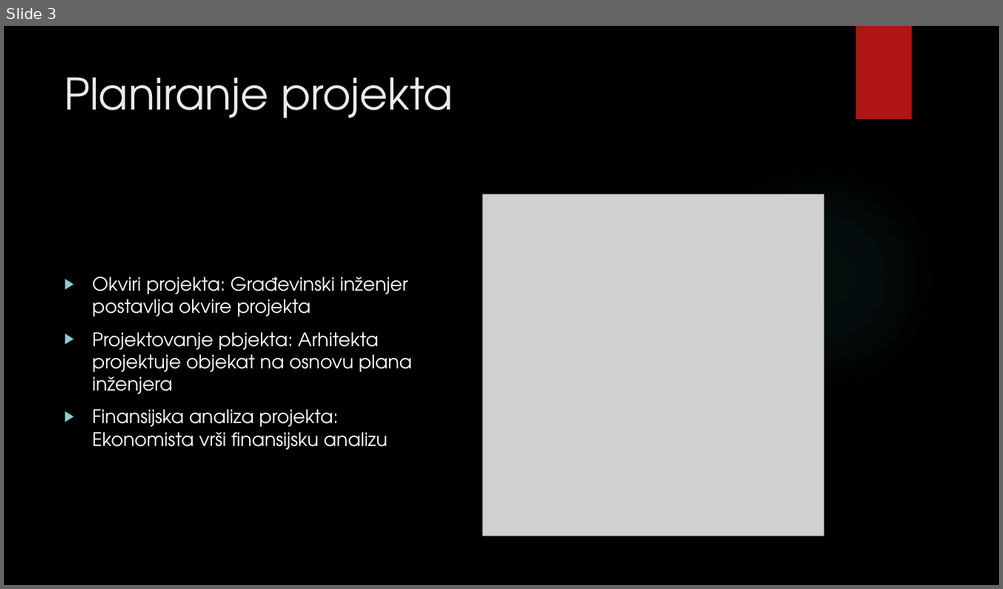
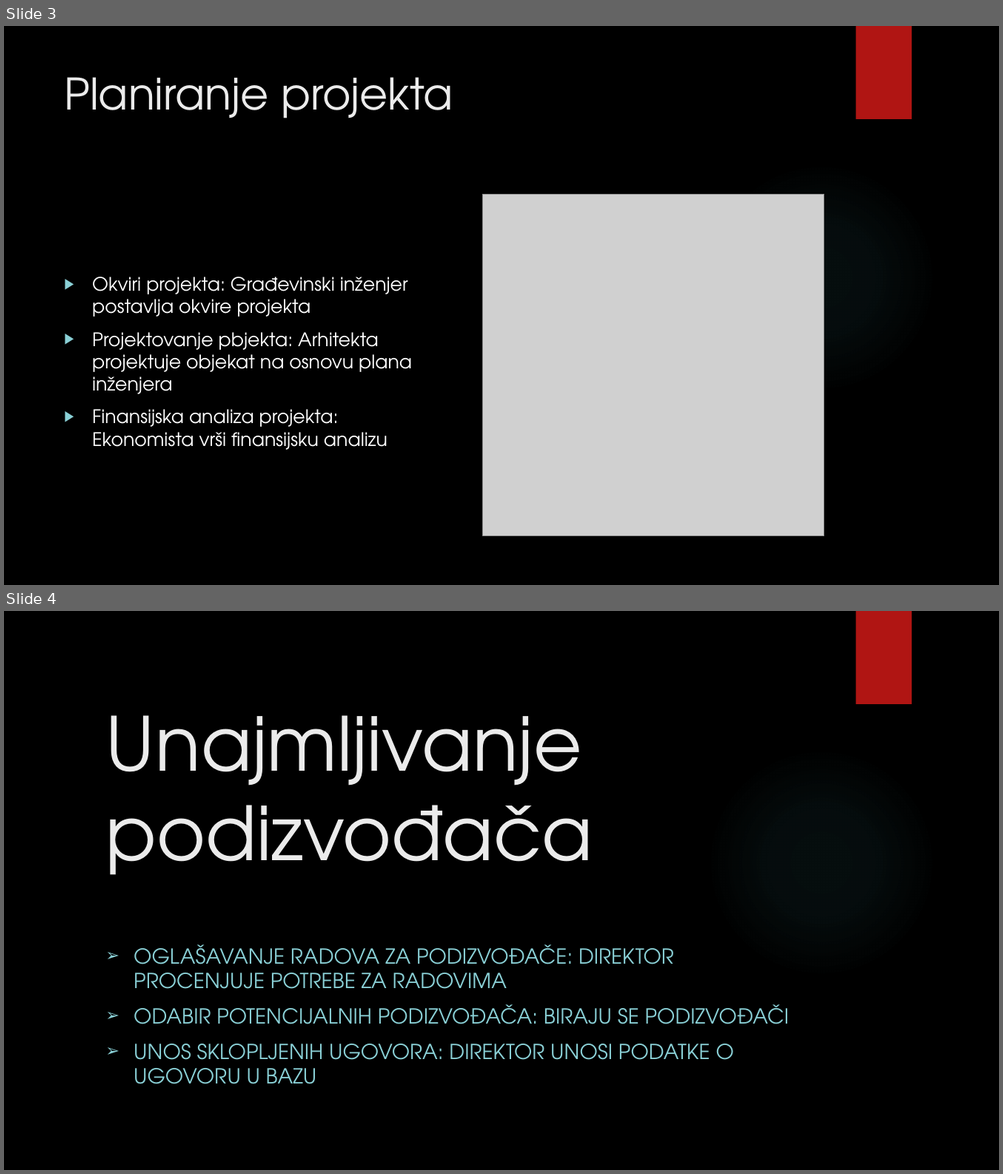
Before and after one commit to MATFPodmladak/ISGradjevinskeFirme, a slide deck: Prezentacija.pptx. Shown one above the other, each under a label of ours: slide 3 before the commit, slides 3 and 4 after it. The pictures are 1003x589 and 1003x1174 pixels, drawn with LibreOffice and Linux fonts; fonts in the diff are those of the drawing; grey boxes stand for pictures; background and template pictures are left out. Boxes give left, top, right and bottom in pixels: in the first picture for what was removed or moved away, otherwise in the second. Text is boxed around its words. In the diff, an @@ line names an element or a change of style, - is before the commit and + after.

```diff
--- a/Prezentacija.pptx
+++ b/Prezentacija.pptx
@@ slide 4 added at bbox=[4, 611, 999, 1170], background picture (left out); not listed: 2 template elements that a slide beside it also shows @@
@@ title added at bbox=[105, 715, 592, 875], 72 pt, text #EBEBEB @@
+Unajmljivanje podizvođača
@@ subtitle added at bbox=[134, 945, 789, 1085], 20 pt, text #8AD0D6 @@
+➢ OGLAŠAVANJE RADOVA ZA PODIZVOĐAČE: DIREKTOR PROCENJUJE POTREBE ZA RADOVIMA
+➢ ODABIR POTENCIJALNIH PODIZVOĐAČA: BIRAJU SE PODIZVOĐAČI
+➢ UNOS SKLOPLJENIH UGOVORA: DIREKTOR UNOSI PODATKE O UGOVORU U BAZU
```
Also in this commit, not shown: 1 slide changed, 9 other slides added, 1 slide removed, 2 other files.
